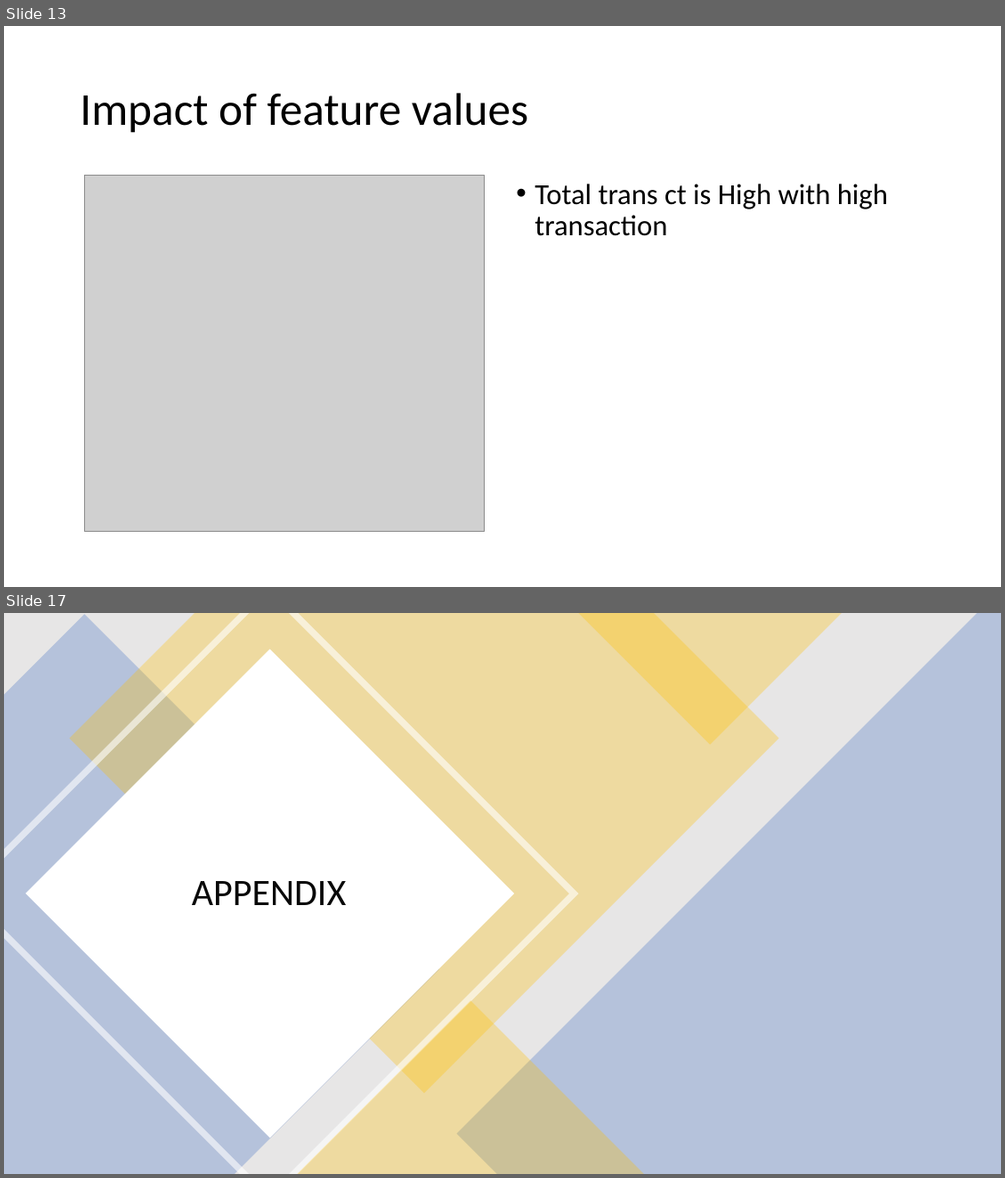
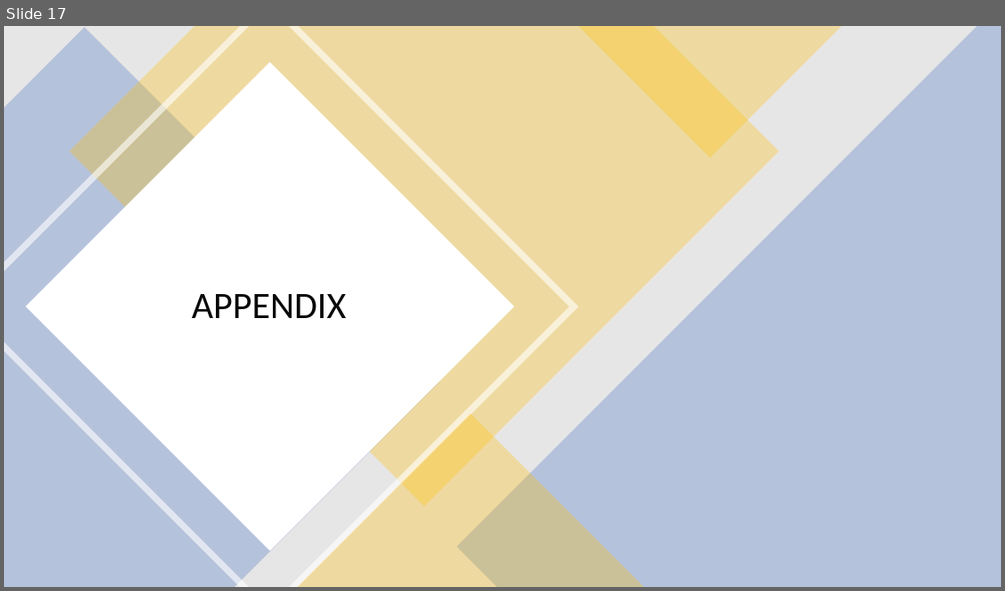
Before and after one commit to tamjid-ahsan/capstone_customer_churn, a slide deck: presentation.pptx. Shown one above the other, each under a label of ours: slides 13 and 17 before the commit, slide 17 after it; the slides between them are not shown. The pictures are 1005x1178 and 1005x591 pixels, drawn with LibreOffice and Linux fonts; fonts in the diff are those of the drawing; grey boxes stand for pictures. Boxes give left, top, right and bottom in pixels: in the first picture for what was removed or moved away, otherwise in the second. Text is boxed around its words. In the diff, an @@ line names an element or a change of style, - is before the commit and + after.

```diff
--- a/presentation.pptx
+++ b/presentation.pptx
@@ slide 13 removed at [4, 26, 1001, 587], background #FFFFFF @@
@@ title removed at [80, 93, 528, 133] @@
-Impact of feature values
@@ picture removed at [85, 176, 485, 532] @@
@@ text removed at [534, 184, 888, 236] @@
-• Total trans ct is High with high transaction
```
Also in this commit, not shown: 3 slides changed, 2 slides added, 1 other slide removed, 18 other files.
